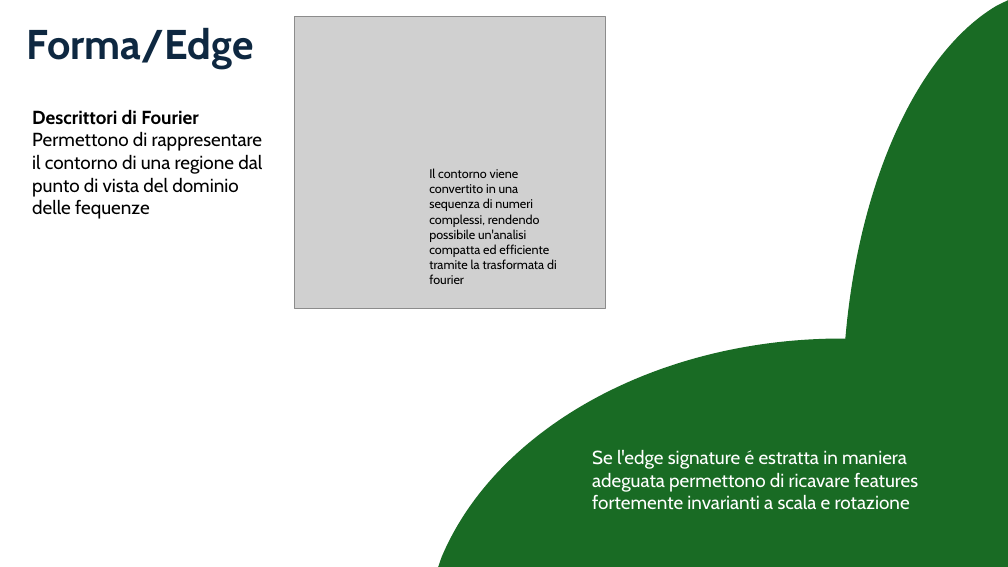
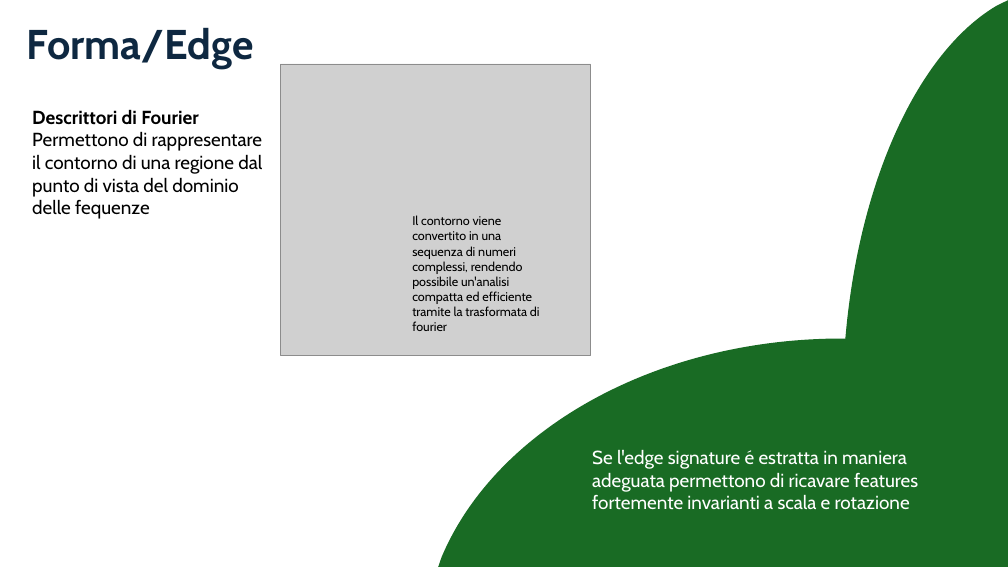
Before and after one commit to aleeteo/leaf_ID, a slide deck: slide 17 of presentazione/ProjectLeafWIP.pptx. Drawn at 1008x567 pixels with LibreOffice and Linux fonts; fonts in the diff are those of the drawing; grey boxes stand for pictures. Boxes give left, top, right and bottom in pixels: in the first picture for what was removed or moved away, otherwise in the second. Text is boxed around its words. In the diff, an @@ line names an element or a change of style, - is before the commit and + after.

```diff
--- a/presentazione/ProjectLeafWIP.pptx
+++ b/presentazione/ProjectLeafWIP.pptx
@@ picture: place and size @@
-picture at (295, 17, 605, 308)
+picture at (281, 64, 591, 355)
@@ text "Il contorno viene convertito in ...": place and size @@
-text "Il contorno viene convertito in ..." at (429, 168, 557, 284)
+text "Il contorno viene convertito in ..." at (412, 215, 540, 331)
```
Also in this commit, not shown: 3 other slides changed, 2 slides added, 1 slide removed.
